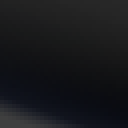
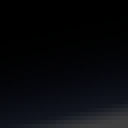
Two versions of the same layered image (128×128). Layer-by-layer changes:
painted on "Gradient Fill 1 copy" (1st of 2) over [0,0,128,128]
hid "Layer 3" over [0,0,128,120]
